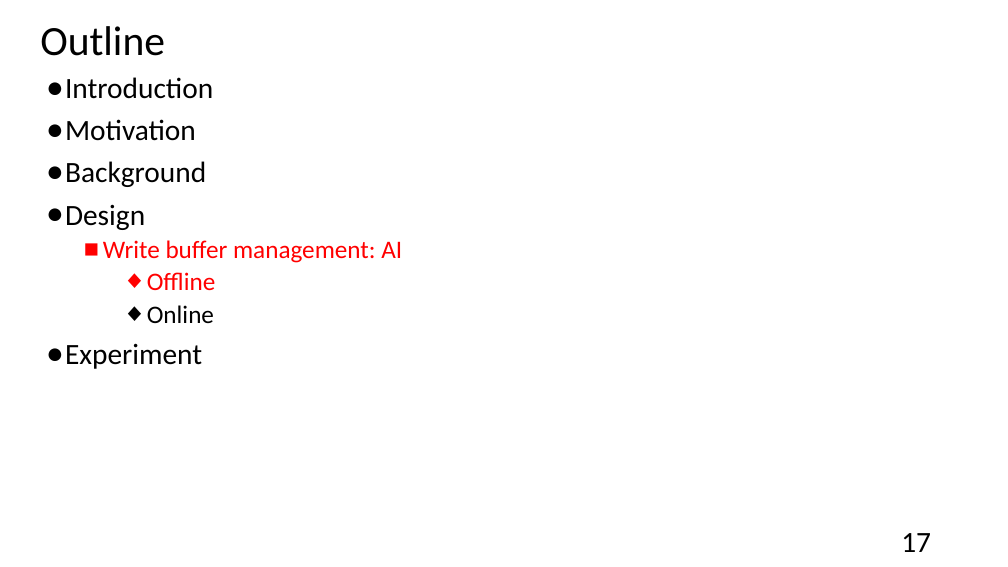
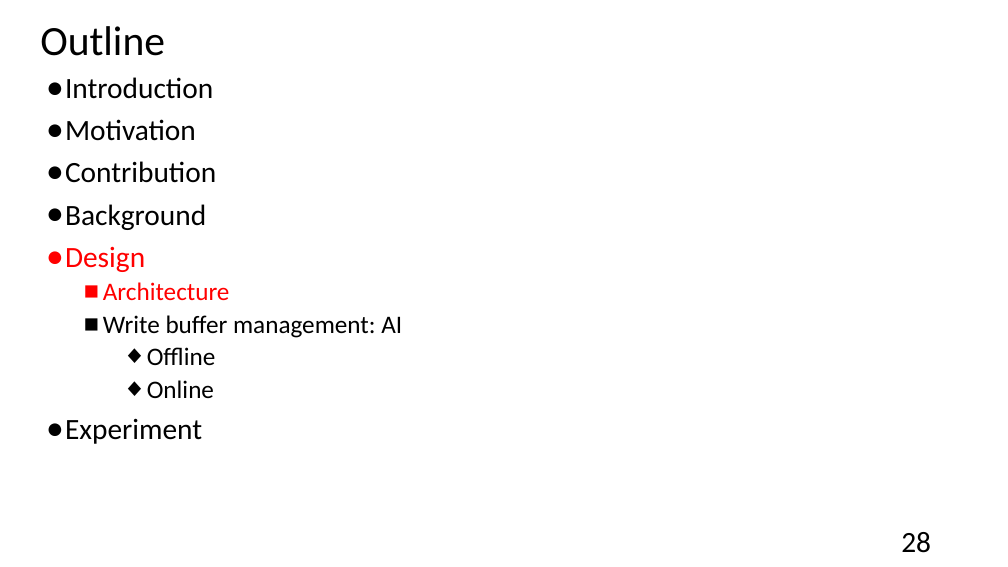
Before and after one commit to andrew841018/disksim_github, a slide deck: slide 28 of 論文相關/my paper.pptx (slide 17 before the commit). Drawn at 1008x567 pixels with LibreOffice and Linux fonts; fonts in the diff are those of the drawing. Boxes give left, top, right and bottom in pixels: in the first picture for what was removed or moved away, otherwise in the second. Text is boxed around its words. In the diff, an @@ line names an element or a change of style, - is before the commit and + after.

```diff
--- a/論文相關/my paper.pptx
+++ b/論文相關/my paper.pptx
@@ text at [65, 161, 216, 183]: paragraph added @@
+● Contribution
@@ text at [65, 246, 402, 365]: text colour #000000 to #FF0000 in "Design"; text colour #FF0000 to #000000 in "Write buffer management: AI", "Offline" @@
@@ text at [103, 282, 230, 300]: paragraph added @@
+  ■ Architecture
@@ page number at [901, 532, 931, 553]: text changed @@
-17
+28
```
Also in this commit, not shown: 28 other slides changed, 18 slides added, 9 slides removed, 16 other files.
